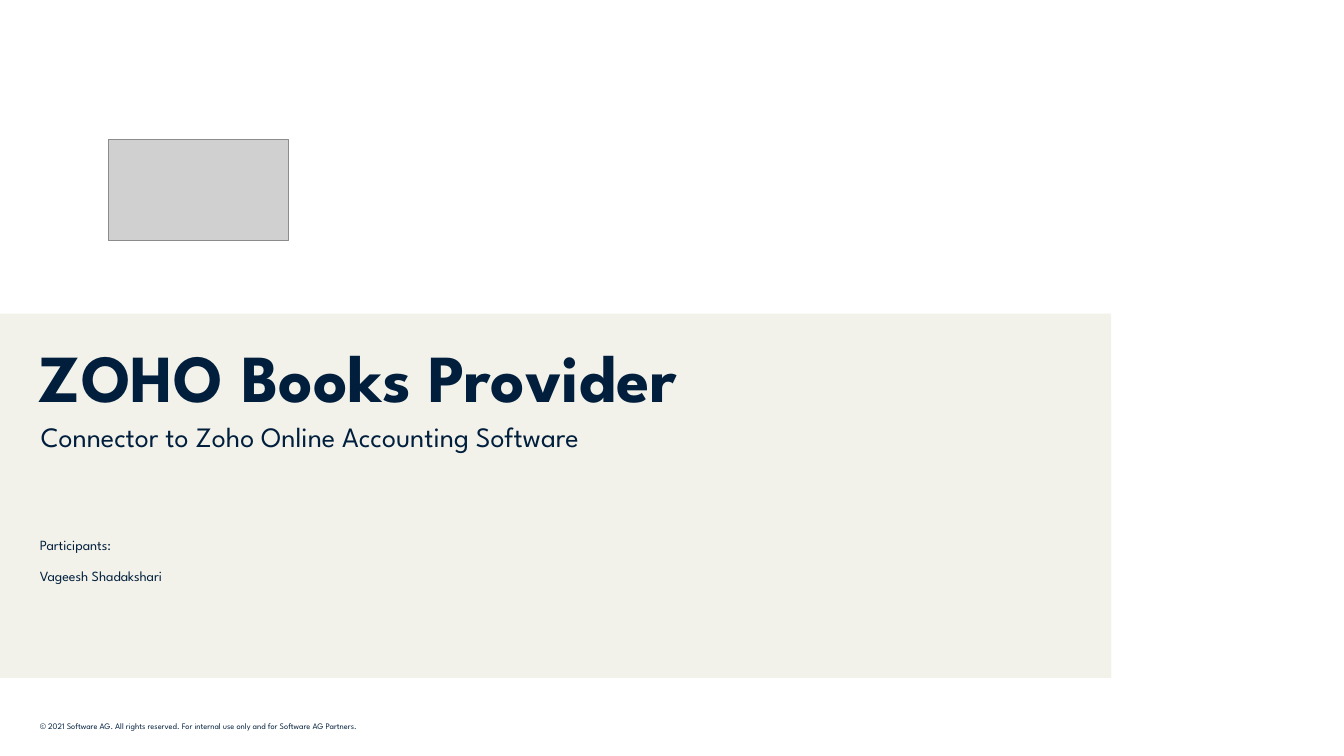
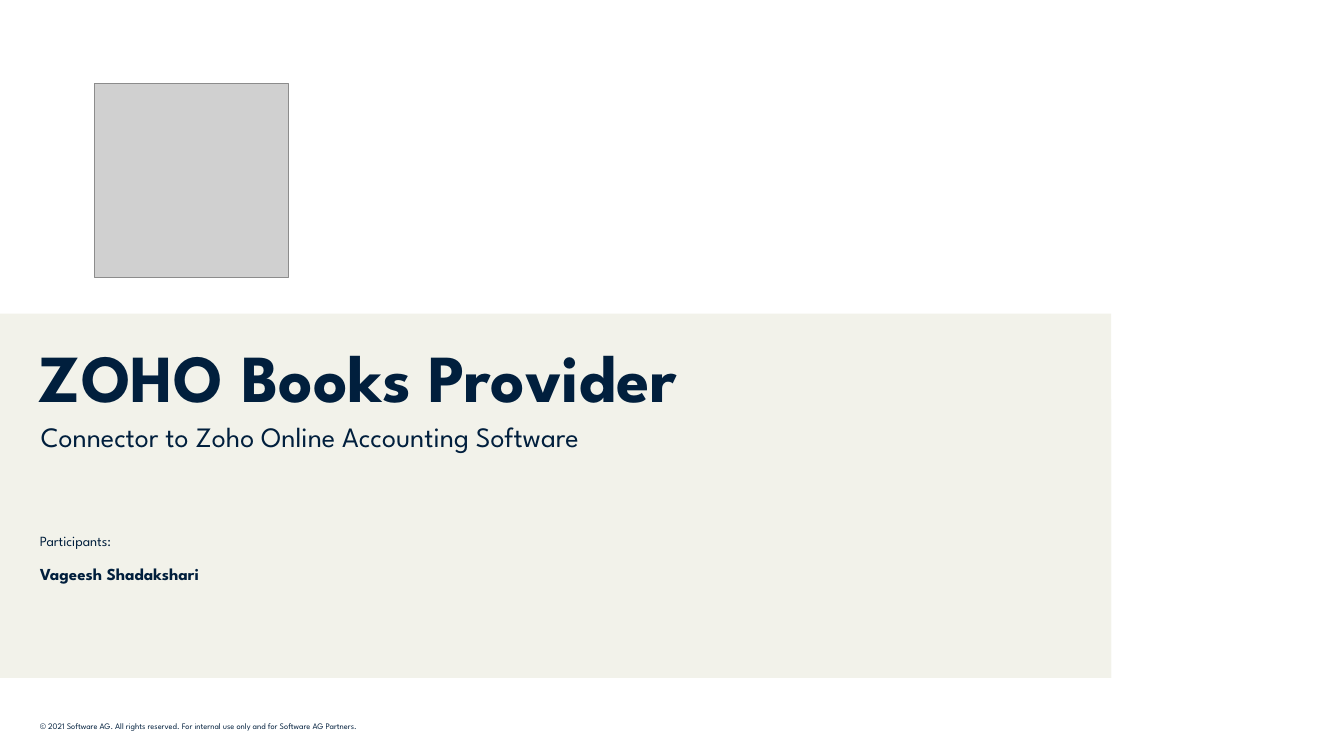
Before and after one commit to CloudTroops/connector-zoho-books, a slide deck: slide 1 of documentation/ZohoBooks_Connectorthon.pptx. Drawn at 1344x756 pixels with LibreOffice and Linux fonts; fonts in the diff are those of the drawing; grey boxes stand for pictures. Boxes give left, top, right and bottom in pixels: in the first picture for what was removed or moved away, otherwise in the second. Text is boxed around its words. In the diff, an @@ line names an element or a change of style, - is before the commit and + after.

```diff
--- a/documentation/ZohoBooks_Connectorthon.pptx
+++ b/documentation/ZohoBooks_Connectorthon.pptx
@@ picture added at <box>95,84,288,277</box> @@
@@ text at <box>40,568,199,584</box>: size 10 to 12 pt, bold on in "Vageesh Shadakshari" @@
```
Also in this commit, not shown: 1 other slide changed, 4 slides added, 8 other files.
